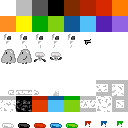
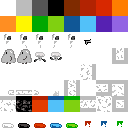
Comparing the layer stacks of the two (128, 128) images. Changes:
added layer "White_U_terrain2" in group "Terrain" over (112, 48, 128, 64)
added layer "White_updown_terrain2" in group "Terrain" over (64, 80, 80, 96)
added layer "White_terrain2" in group "Terrain" over (80, 64, 96, 80)
